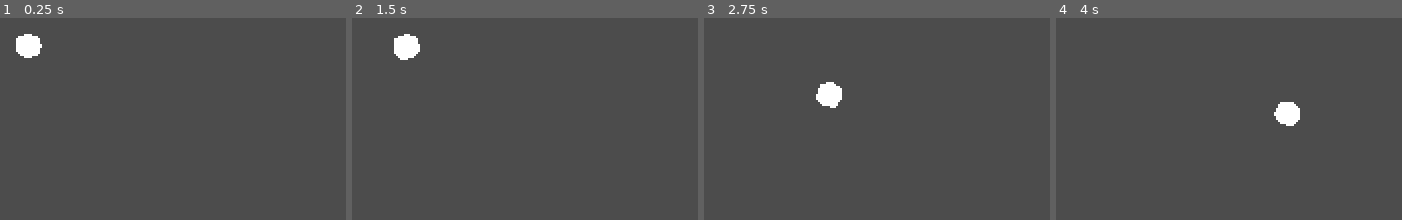
Above: before the commit, frames 1-4 (left to right).
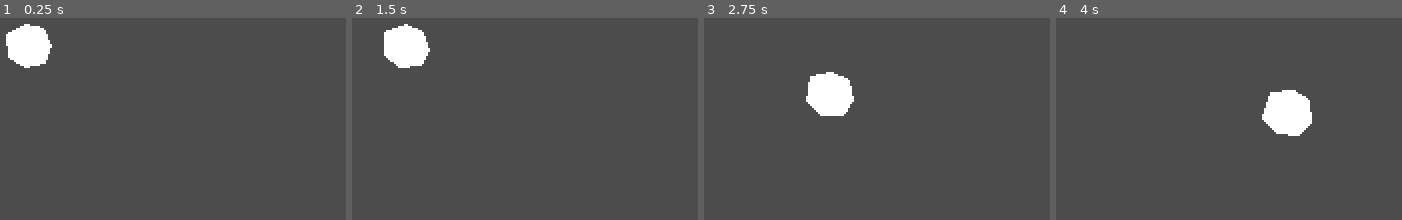
Above: after the commit, the same moments.

Repository: weresharks/krak-jam-2022
Game: Godot game, scene res://Main.tscn
Two runs of this game, one before a commit and one after it. Both use one fixed random seed, a clock stepped at 60 frames per second and the inputs below.
Inputs:
- Up to frame 1 (0.25 s): no input
- Up to frame 2 (1.5 s): hold Right (tank_right) 0.53-1.28 s; hold Down (tank_down) from 1.28 s (still down)
- Up to frame 3 (2.75 s): release Down (tank_down) at 2.03 s; hold Right (tank_right) from 2.03 s (still down)
- Up to frame 4 (4 s): release Right (tank_right) at 2.78 s; hold Up (tank_up) 2.78-3.53 s; hold Left (tank_left) from 3.53 s (still down)

The runs differ from the first frame. In frame 1, 1.5% of the frame differs, in the area x 1-16%, y 2-25%; in frame 2, 1.5%; in frame 3, 1.6%; in frame 4, 1.9%, in the area x 59-74%, y 35-59%.

Commit message:
tweak tank movement

Diff:
--- a/game/Main.gd
+++ b/game/Main.gd
@@ -8,6 +8,7 @@
 
 # Called when the node enters the scene tree for the first time.
 func _ready():
+	randomize()
 	$Tank.start(get_viewport().size)
 
 
--- a/game/Main.tscn
+++ b/game/Main.tscn
@@ -7,7 +7,8 @@
 script = ExtResource( 2 )
 
 [node name="Tank" parent="." instance=ExtResource( 1 )]
-scale = Vector2( 0.1, 0.1 )
+scale = Vector2( 0.17, 0.17 )
 acceleration_impulse = 0.5
 margin_deceleration_impulse = 1.0
-rotation_speed = 7
+rotation_speed = 5.0
+scale_magnitude = 0.1
--- a/game/Tank.gd
+++ b/game/Tank.gd
@@ -2,15 +2,22 @@
 
 
 export var max_velocity: float = 100
+export var min_velocity: float = 10
+export var max_velocity_spontaneous: float = 20
+export var spontaneous_acceleration_impulse: float = 0.1
 export var acceleration_impulse: float = 5
-export var deceleration_impulse: float = 1
+export var deceleration_impulse: float = 0.3
 export var margin_deceleration_impulse: float = 10
 export var max_acceleration: float = 5
-export var rotation_speed = 3
+export var rotation_speed: float = 3
+export var scale_speed: float = PI / 10
+export var scale_magnitude: float = 0.3
 
 var velocity = Vector2.ZERO
 var margin = 20
 var max_position: Vector2
+var base_scale: Vector2
+var scale_phase: float = 0
 
 var acceleration_map: Dictionary
 
@@ -29,7 +36,7 @@
 # Called when the node enters the scene tree for the first time.
 func _ready():
 	init_acceleration_map()
-
+	base_scale = scale
 
 # Called every frame. 'delta' is the elapsed time since the previous frame.
 func _process(delta):
@@ -38,6 +45,17 @@
 	for key in acceleration_map.keys():
 		if Input.is_action_pressed(key):
 			acceleration += acceleration_map[key]
+
+	var vel_len: float = velocity.length()
+
+	if acceleration.length_squared() == 0 and vel_len < max_velocity_spontaneous:
+		acceleration = Vector2(
+			rand_range(0, spontaneous_acceleration_impulse) - spontaneous_acceleration_impulse / 2,
+			rand_range(0, spontaneous_acceleration_impulse) - spontaneous_acceleration_impulse / 2
+		)
+
+	if acceleration.length_squared() == 0 and vel_len > min_velocity:
+		acceleration = - velocity.normalized() * deceleration_impulse
 
 	if position.x < margin and velocity.x < 0:
 		acceleration.x = margin_deceleration_impulse
@@ -59,3 +77,6 @@
 
 	position += velocity * delta
 	rotation_degrees += rotation_speed * delta
+
+	scale_phase += scale_speed * delta
+	scale = base_scale * (1 + scale_magnitude * sin(scale_phase))
